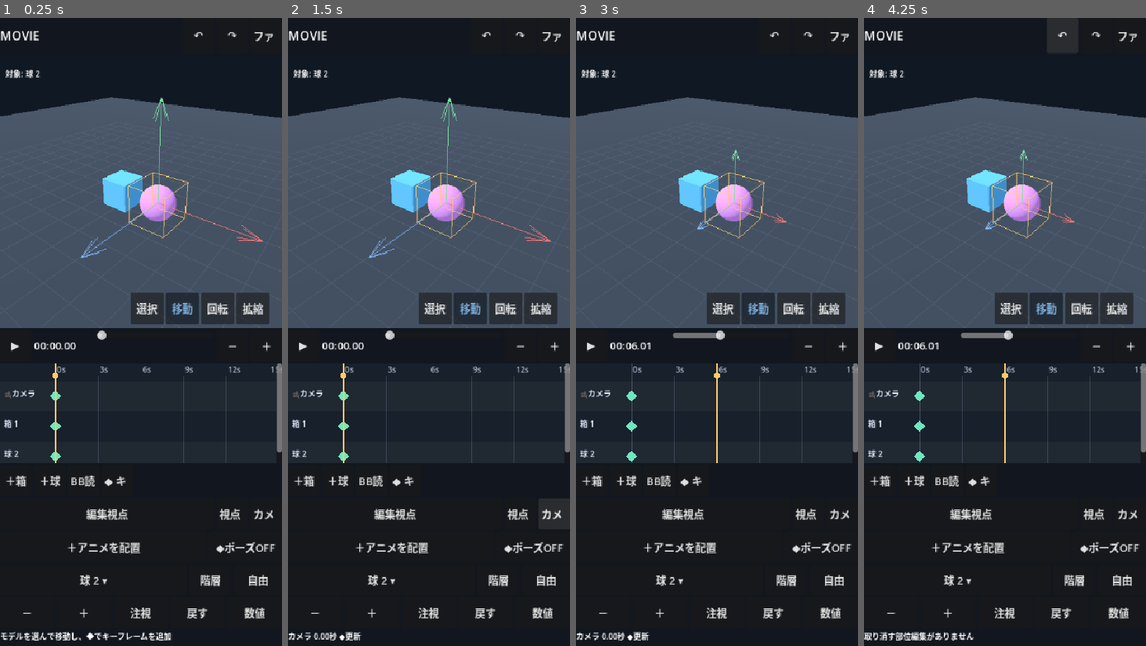
Above: before the commit, frames 1-4 (left to right).
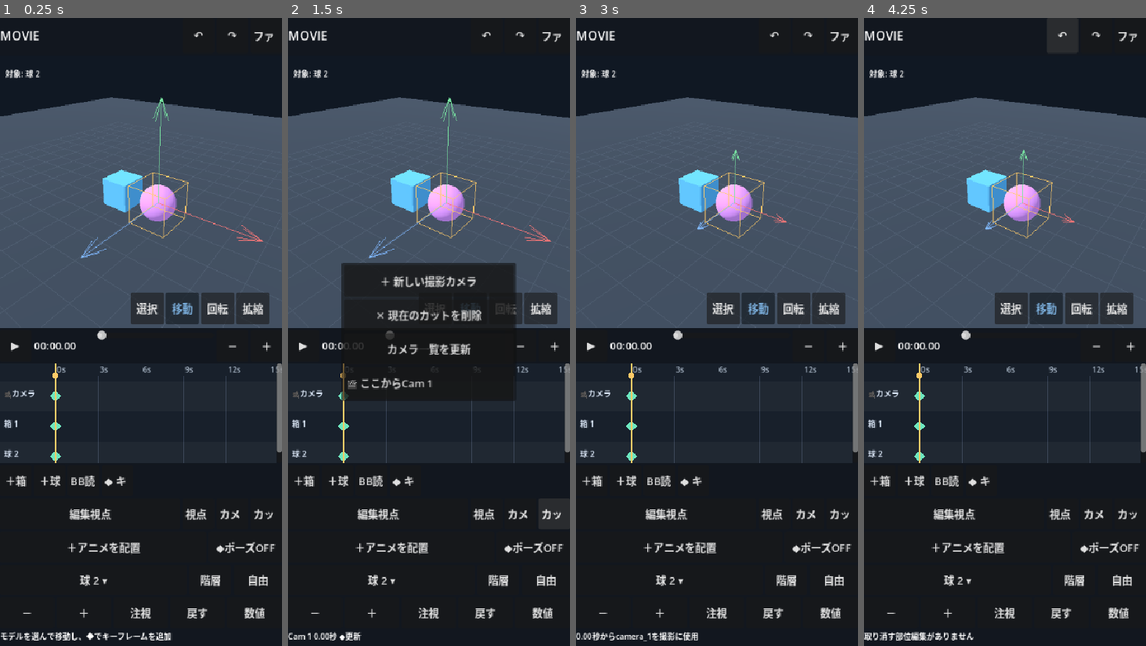
Above: after the commit, the same moments.

Repository: shejklgaia-png/movie_creater
Game: Godot game, scene res://scenes/editor.tscn
The game is run twice, just before and just after one commit, with the same random seed, the same clock (stepped at 60 frames per second) and the same inputs.
Inputs (mouse positions are in pixels of both pictures, inside the frame that each line leads up to):
- Up to frame 1 (0.25 s): no input
- Up to frame 2 (1.5 s): click "カメラ◆" at 0.5 s; click (553, 514) at 1.25 s, where only the run after the commit has a clickable "カット"
- Up to frame 3 (3 s): click (717, 350) at 2 s, where only the run after the commit has a clickable "カメラ一覧を更新"; click (717, 382) at 2.75 s, where only the run after the commit has a clickable "🎬 ここからCam 1"
- Up to frame 4 (4.25 s): click "↶" at 3.5 s

The runs differ from the first frame. In frame 1, 0.5% of the frame differs, in the area x 24-97%, y 78-80%; in frame 2, 7.5%, in the area x 0-97%, y 39-100%; in frame 3, 1.4%; in frame 4, 0.9%.

Commit message:
Add touch camera-cut menu, independently keyframed cameras and cut-aware preview

Diff:
--- a/scripts/editor.gd
+++ b/scripts/editor.gd
@@ -7,6 +7,7 @@
 const ClipEngine = preload("res://scripts/clip_engine.gd")
 const TransformGizmo = preload("res://scripts/transform_gizmo.gd")
 const PoseTrack = preload("res://scripts/pose_track.gd")
+const CameraCuts = preload("res://scripts/camera_cuts.gd")
 const SAVE_PATH := "user://movie_project.json"
 const BACKUP_PATH := "user://movie_project.backup.json"
 const TEMP_PATH := "user://movie_project.tmp.json"
@@ -28,6 +29,12 @@
 var shot_camera: Camera3D
 var camera_marker: MeshInstance3D
 var camera_keys: Array = []
+# Camera 1 remains camera_keys for compatibility with v1-v4 files.
+var camera_tracks: Dictionary = {}
+var camera_cuts: Array = []
+var next_camera_id := 2
+var next_cut_id := 1
+var camera_menu: PopupPanel
 var shot_preview := false
 var clip_tracks: Dictionary = {}
 var next_clip_id := 1
@@ -239,8 +246,8 @@
     timeline_scroll.add_child(timeline)
     timeline.seek_requested.connect(_seek)
     timeline.key_dragged.connect(_on_key_dragged)
-    timeline.clip_tapped.connect(_open_clip_editor)
-    timeline.clip_dragged.connect(_on_clip_dragged)
+    timeline.clip_tapped.connect(_timeline_bar_tapped)
+    timeline.clip_dragged.connect(_timeline_bar_dragged)
     timeline.vertical_pan_requested.connect(_timeline_vertical_pan)
 
     var add_row := HBoxContainer.new()
@@ -255,6 +262,7 @@
     camera_view_button.size_flags_horizontal = Control.SIZE_EXPAND_FILL
     _make_button(camera_row, "視点→撮影", _copy_editor_to_shot)
     _make_button(camera_row, "カメラ◆", _insert_camera_key)
+    _make_button(camera_row, "カット", _open_camera_menu)
     var motion_row := HBoxContainer.new()
     dock.add_child(motion_row)
     motion_button = _make_button(motion_row, "＋アニメを配置", _open_motion_picker)
@@ -303,6 +311,7 @@
     _build_clip_editor()
     _build_transform_inspector()
     _build_file_menu()
+    _build_camera_menu()
     autosave_timer = Timer.new()
     autosave_timer.one_shot = true
     autosave_timer.wait_time = 20.0
@@ -1185,6 +1194,125 @@
     # Refresh size/orientation when zooming and orbiting while paused.
     _update_gizmo()
 
+func _get_camera_tracks() -> Dictionary:
+    var tracks_all: Dictionary = camera_tracks.duplicate(true)
+    tracks_all["camera_1"] = camera_keys.duplicate(true)
+    return tracks_all
+
+func _get_camera_keys(camera_id: String) -> Array:
+    if camera_id == "camera_1":
+        return camera_keys
+    return camera_tracks.get(camera_id, [])
+
+func _set_camera_keys(camera_id: String, keys: Array) -> void:
+    if camera_id == "camera_1":
+        camera_keys = keys
+    else:
+        camera_tracks[camera_id] = keys
+
+func _active_camera_id() -> String:
+    var camera_id: String = CameraCuts.active_camera(camera_cuts, current_time)
+    if not _get_camera_tracks().has(camera_id):
+        return "camera_1"
+    return camera_id
+
+func _build_camera_menu() -> void:
+    camera_menu = PopupPanel.new()
+    add_child(camera_menu)
+    var content := VBoxContainer.new()
+    content.custom_minimum_size.x = 260
+    camera_menu.add_child(content)
+    _make_button(content, "＋ 新しい撮影カメラ", func():
+        camera_menu.hide()
+        _new_camera_and_cut())
+    _make_button(content, "✕ 現在のカットを削除", func():
+        camera_menu.hide()
+        _remove_current_camera_cut())
+    _make_button(content, "カメラ一覧を更新", _open_camera_menu)
+
+func _open_camera_menu() -> void:
+    # Rebuild only temporary camera-entry buttons; persistent menu controls
+    # are always the first three, so their taps remain stable.
+    var content: VBoxContainer = camera_menu.get_child(0)
+    while content.get_child_count() > 3:
+        var last_child: Node = content.get_child(content.get_child_count() - 1)
+        content.remove_child(last_child)
+        last_child.queue_free()
+    for camera_id_value in _get_camera_tracks().keys():
+        var camera_id := str(camera_id_value)
+        var button := _make_button(content,
+            "🎬 ここからCam %s" % camera_id.trim_prefix("camera_"),
+            _insert_camera_cut.bind(camera_id))
+        button.alignment = HORIZONTAL_ALIGNMENT_LEFT
+    camera_menu.popup_centered()
+
+func _new_camera_and_cut() -> void:
+    _set_playing(false)
+    var camera_id := "camera_%d" % next_camera_id
+    next_camera_id += 1
+    var frame := {
+        "time": 0.0,
+        "position": [editor_camera.position.x, editor_camera.position.y, editor_camera.position.z],
+        "rotation": [editor_camera.rotation.x, editor_camera.rotation.y, editor_camera.rotation.z],
+        "fov": editor_camera.fov
+    }
+    camera_tracks[camera_id] = [frame]
+    _insert_camera_cut(camera_id)
+
+func _insert_camera_cut(camera_id: String) -> void:
+    if not _get_camera_tracks().has(camera_id):
+        return
+    _set_playing(false)
+    var uid := "cut_%d" % next_cut_id
+    next_cut_id += 1
+    camera_cuts = CameraCuts.insert_cut(camera_cuts, uid, camera_id, current_time, DURATION)
+    if camera_menu != null:
+        camera_menu.hide()
+    _refresh_timeline()
+    _seek(current_time)
+    _mark_dirty()
+    _show_message("%.2f秒から%sを撮影に使用" % [current_time, camera_id])
+
+func _remove_current_camera_cut() -> void:
+    var winner := ""
+    var chosen_time := -INF
+    for entry in camera_cuts:
+        var t := float(entry.get("time", 0.0))
+        if t <= current_time and t >= chosen_time:
+            winner = str(entry.get("uid", ""))
+            chosen_time = t
+    if winner.is_empty():
+        _show_message("削除するカットがありません")
+        return
+    camera_cuts = CameraCuts.remove_cut(camera_cuts, winner)
+    _refresh_timeline()
+    _seek(current_time)
+    _mark_dirty()
+    _show_message("撮影カットを削除しました")
+
+func _timeline_bar_tapped(model_id: String, uid: String) -> void:
+    if model_id != "__cuts__":
+        _open_clip_editor(model_id, uid)
+        return
+    for cut in camera_cuts:
+        if str(cut.get("uid", "")) == uid:
+            _seek(float(cut.get("time", 0.0)))
+            _show_message("カット: %s" % str(cut.get("camera_id", "camera_1")))
+            return
+    _show_message("デフォルトカメラ（Cam 1）")
+
+func _timeline_bar_dragged(model_id: String, uid: String, seconds: float, finished: bool) -> void:
+    if model_id != "__cuts__":
+        _on_clip_dragged(model_id, uid, seconds, finished)
+        return
+    if uid == "implicit":
+        return
+    camera_cuts = CameraCuts.move_cut(camera_cuts, uid, seconds, DURATION)
+    _refresh_timeline()
+    _seek(current_time)
+    if finished:
+        _mark_dirty()
+
 func _capture_camera_key(at: float) -> Dictionary:
     return {
         "time": snappedf(at, 0.01),
@@ -1197,19 +1325,23 @@
     _set_playing(false)
     if shot_camera == null:
         return
+    var camera_id := _active_camera_id()
+    var keys: Array = _get_camera_keys(camera_id).duplicate(true)
     var key := _capture_camera_key(current_time)
     var replaced := false
-    for i in range(camera_keys.size()):
-        if absf(float(camera_keys[i].get("time", 0.0)) - current_time) < 0.03:
-            camera_keys[i] = key
+    for i in range(keys.size()):
+        if absf(float(keys[i].get("time", 0.0)) - current_time) < 0.03:
+            keys[i] = key
             replaced = true
             break
     if not replaced:
-        camera_keys.append(key)
-    camera_keys.sort_custom(func(a, b): return float(a["time"]) < float(b["time"]))
+        keys.append(key)
+    keys.sort_custom(func(a, b): return float(a["time"]) < float(b["time"]))
+    _set_camera_keys(camera_id, keys)
     _refresh_timeline()
-    _show_message("カメラ %.2f秒 ◆%s" % [current_time, "更新" if replaced else "追加"])
+    _show_message("Cam %s %.2f秒 ◆%s" % [camera_id.trim_prefix("camera_"), current_time, "更新" if replaced else "追加"])
     _mark_dirty()
+
 
 func _toggle_camera_view() -> void:
     shot_preview = not shot_preview
@@ -1231,31 +1363,14 @@
     _insert_camera_key()
 
 func _sample_camera() -> void:
-    if camera_keys.is_empty():
-        return
-    var first: Dictionary = camera_keys[0]
-    var a: Dictionary = first
-    var b: Dictionary = camera_keys[camera_keys.size() - 1]
-    if current_time <= float(a.get("time", 0.0)):
-        b = a
-    elif current_time >= float(b.get("time", 0.0)):
-        a = b
-    else:
-        for i in range(camera_keys.size() - 1):
-            var left: Dictionary = camera_keys[i]
-            var right: Dictionary = camera_keys[i + 1]
-            if current_time >= float(left["time"]) and current_time <= float(right["time"]):
-                a = left
-                b = right
-                break
-    var t0 := float(a.get("time", 0.0))
-    var t1 := float(b.get("time", t0))
-    var mix_t := 0.0 if absf(t1 - t0) < 0.00001 else clampf((current_time - t0) / (t1 - t0), 0.0, 1.0)
-    shot_camera.position = _array_to_vec(a.get("position", [])).lerp(_array_to_vec(b.get("position", [])), mix_t)
-    var qa := Quaternion(Basis.from_euler(_array_to_vec(a.get("rotation", [])), EULER_ORDER_YXZ))
-    var qb := Quaternion(Basis.from_euler(_array_to_vec(b.get("rotation", [])), EULER_ORDER_YXZ))
-    shot_camera.quaternion = qa.slerp(qb, mix_t)
-    shot_camera.fov = lerpf(float(a.get("fov", 54.0)), float(b.get("fov", 54.0)), mix_t)
+    var selected_id := _active_camera_id()
+    var values: Dictionary = CameraCuts.sample_keys(_get_camera_keys(selected_id), current_time)
+    if values.is_empty():
+        return
+    shot_camera.position = values["position"]
+    shot_camera.quaternion = values["orientation"]
+    shot_camera.fov = float(values.get("fov", 54.0))
+
 
 func _on_preview_input(event: InputEvent) -> void:
     if shot_preview:
